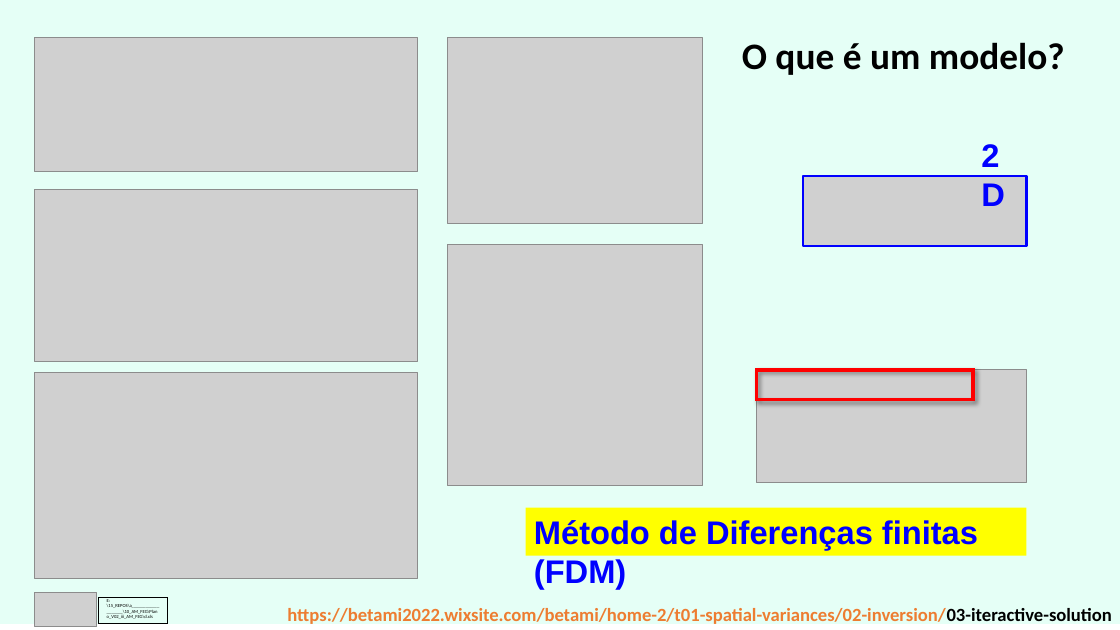
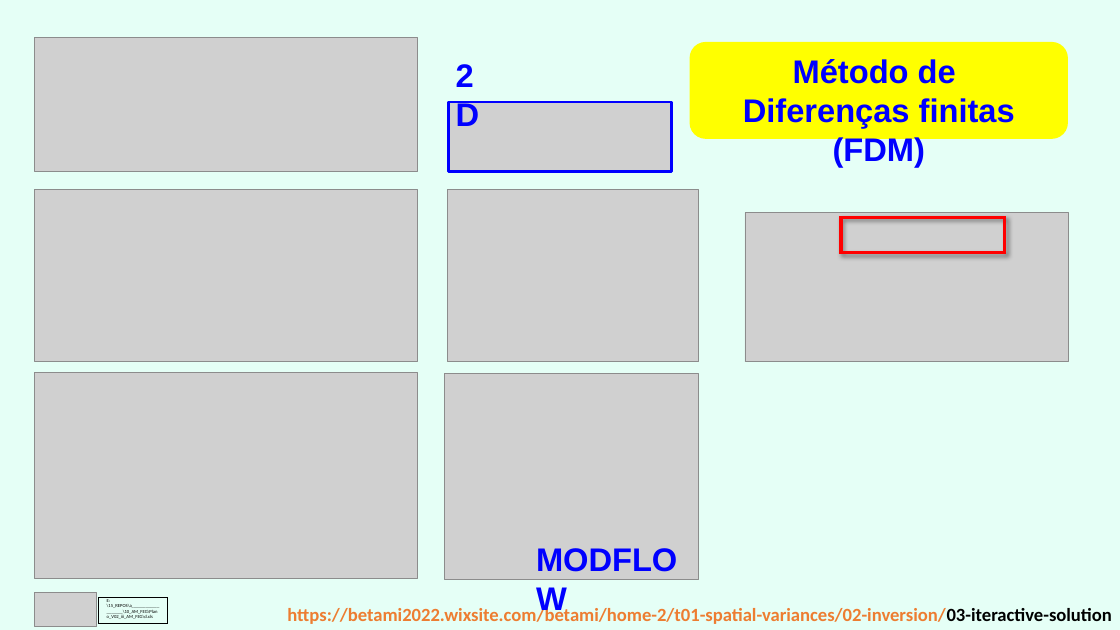
Before and after one commit to grossiRM/AM_FEG, a slide deck: slide 5 of Plano_V02_iii_AM_FEG/d_Topicos Especiais - Introducao a Manufatura Aditiva para Metais.pptx. Drawn at 1120x630 pixels with LibreOffice and Linux fonts; fonts in the diff are those of the drawing; grey boxes stand for pictures. Boxes give left, top, right and bottom in pixels: in the first picture for what was removed or moved away, otherwise in the second. Text is boxed around its words. In the diff, an @@ line names an element or a change of style, - is before the commit and + after.

```diff
--- a/Plano_V02_iii_AM_FEG/d_Topicos Especiais - Introducao a Manufatura Aditiva para Metais.pptx
+++ b/Plano_V02_iii_AM_FEG/d_Topicos Especiais - Introducao a Manufatura Aditiva para Metais.pptx
@@ rectangle: place and size @@
-rectangle at (0,0,1120,624)
+rectangle at (0,0,1120,630)
@@ text "2D": place and size @@
-text "2D" at (974,130,1031,178)
+text "2D" at (448,50,505,98)
@@ rounded rectangle "Método de": place and size @@
-rounded rectangle "Método de" at (526,507,1027,555)
+rounded rectangle "Método de" at (690,42,1068,139)
@@ rounded rectangle "Método de" at (690,42,1068,139): rectangle to rounded rectangle @@
@@ text removed at (742,42,1065,75) @@
-O que é um modelo?
@@ text in rounded rectangle at (743,59,1015,167): text changed @@
-Método de Diferenças finitas (FDM)
+Método de
+Diferenças finitas (FDM)
@@ picture added at (449,102,672,171) @@
@@ picture removed at (803,176,1027,246) @@
@@ picture: place and size @@
-picture at (448,38,702,223)
+picture at (448,189,700,361)
@@ picture: place and size @@
-picture at (756,370,1027,483)
+picture at (745,213,1069,362)
@@ rectangle: place and size @@
-rectangle at (756,370,973,399)
+rectangle at (841,218,1005,253)
@@ picture: place and size @@
-picture at (448,245,702,486)
+picture at (444,374,699,580)
@@ text added at (528,535,699,583), 28 pt, text #0000FF, bold @@
+MODFLOW
```
Also in this commit, not shown: 10 other slides changed, 6 slides removed, 1 other file.
